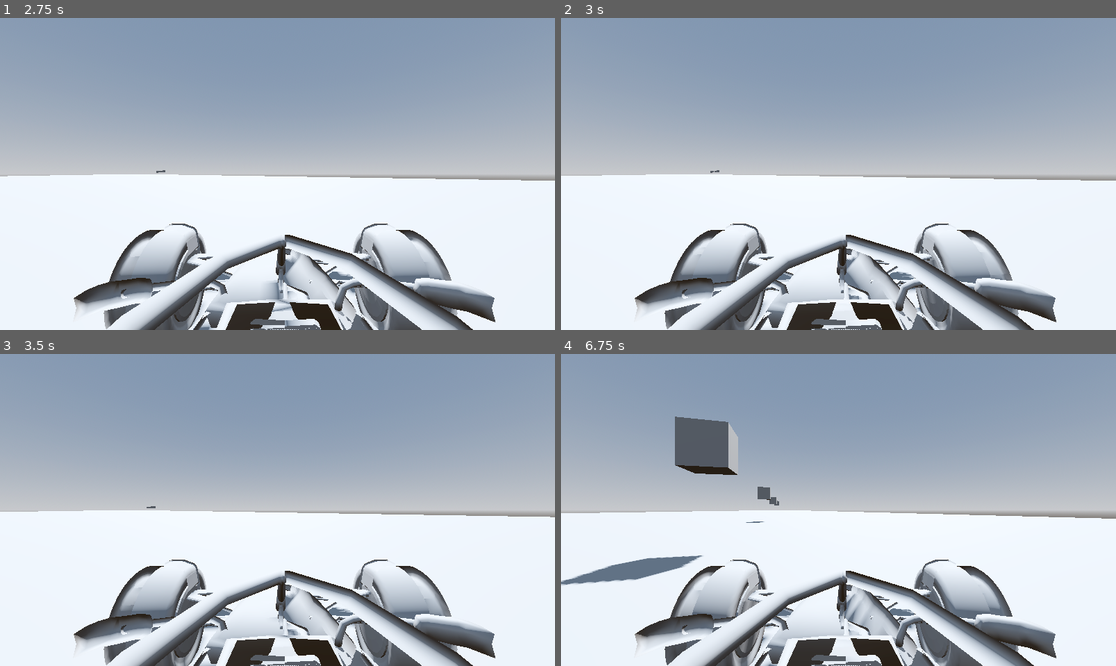
Above: before the commit, frames 1-4 (two rows, left to right).
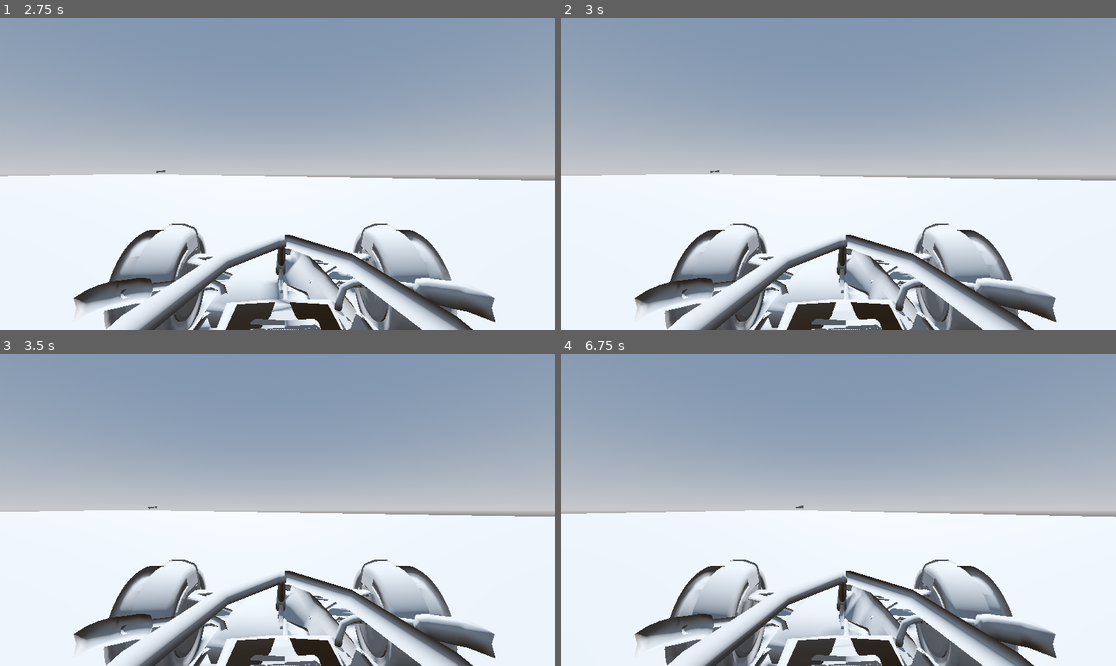
Above: after the commit, the same moments.

Repository: juansemondra/F1_CAR_MOTOR_TEST
Game: Godot game, scene res://SCENE.tscn
Two runs of this game, one before a commit and one after it. Both use one fixed random seed, a clock stepped at 60 frames per second and the inputs below.
Inputs:
- Up to frame 1 (2.75 s): tap Enter at 0.5 s; hold D (steering_right) 0.53-1.28 s; hold W (throttle) 0.53-1.28 s; hold S (brake) 1.28-2.03 s; tap W (throttle) at 1.35 s; tap Space at 2 s; hold D (steering_right) from 2.03 s (still down); hold W (throttle) from 2.03 s (still down)
- Up to frame 2 (3 s): release D (steering_right) at 2.78 s; release W (throttle) at 2.78 s; hold Up (gear_up) from 2.78 s (still down); tap W (throttle) at 2.85 s
- Up to frame 3 (3.5 s): keep holding Up (gear_up)
- Up to frame 4 (6.75 s): release Up (gear_up) at 3.53 s; hold W (throttle) 3.53-4.28 s; hold A (steering_left) 3.53-5.03 s; tap W (throttle) at 4.35, 5.85 s; hold S (brake) 5.03-5.78 s; hold W (throttle) 5.03-5.78 s; hold D (steering_right) 5.78-6.53 s; hold Up (gear_up) from 6.53 s (still down); hold W (throttle) from 6.53 s (still down)

Frame 1 is identical in both runs. In frame 2, 0.6% of the frame differs, in the area x 14-86%, y 50-100%; in frame 3, 0.7%; in frame 4, 3.5%, in the area x 0-100%, y 20-100%.

Commit message:
First audio generation prototype

Diff:
--- a/f1_car_motor/F1_Car.tscn
+++ b/f1_car_motor/F1_Car.tscn
@@ -1,7 +1,8 @@
-[gd_scene load_steps=4 format=3 uid="uid://c7oxpimxbqkgn"]
+[gd_scene load_steps=5 format=3 uid="uid://c7oxpimxbqkgn"]
 
 [ext_resource type="Script" path="res://f_1_car.gd" id="1_0nhyt"]
 [ext_resource type="ArrayMesh" uid="uid://dmvdbu650l8n8" path="res://assets/F1_Car_Basic_Model.obj" id="1_xjkhe"]
+[ext_resource type="Script" path="res://audio_generation.gd" id="3_4te7t"]
 
 [sub_resource type="BoxShape3D" id="BoxShape3D_c26nq"]
 size = Vector3(0.954453, 0.794434, 4.45177)
@@ -19,3 +20,6 @@
 [node name="CollisionShape3D" type="CollisionShape3D" parent="."]
 transform = Transform3D(-2, 0, -8.74228e-08, 0, 1, 0, 1.74846e-07, 0, -1, 0.070158, 0.43, 0.000661805)
 shape = SubResource("BoxShape3D_c26nq")
+
+[node name="EngineAudioPlayer" type="AudioStreamPlayer3D" parent="."]
+script = ExtResource("3_4te7t")
--- /dev/null
+++ b/f1_car_motor/audio_generation.gd
@@ -0,0 +1,54 @@
+extends AudioStreamPlayer3D
+
+var SAMPLE_RATE = 44100
+var BUFFER_SIZE = 512
+
+var phases = [0.0, 0.0, 0.0, 0.0, 0.0, 0.0]
+
+# Firing order (1–5–3–6–2–4) means we offset each cylinder's angle
+# in the 720° cycle of a 4-stroke. We'll store fractional offsets [0..1].
+var firing_order_offsets = [0.0, 0.3333, 0.1667, 0.8333, 0.5, 0.6667]
+
+@onready var engine_stream = AudioStreamGenerator.new()
+
+# Called when the node enters the scene tree for the first time.
+func _ready() -> void:
+	engine_stream.mix_rate = SAMPLE_RATE
+	engine_stream.buffer_length = 0.5  # Half a second of buffering
+	self.stream = engine_stream
+	self.play()
+
+func generate_engine_audio(rpm: float, delta: float) -> void:
+	var playback = self.get_stream_playback()
+	if not (playback is AudioStreamGeneratorPlayback):
+		return
+
+	var frames_to_generate = BUFFER_SIZE
+	var rev_per_sec = rpm / 60.0
+	var cylinder_fire_freq = rev_per_sec / 2.0
+
+	var audio_buffer = PackedVector2Array()
+	audio_buffer.resize(frames_to_generate)
+
+	var phase_increment = 2.0 * PI * cylinder_fire_freq / float(SAMPLE_RATE)
+
+	for i in range(frames_to_generate):
+		var sample = 0.0
+		for c in range(6):
+			phases[c] += phase_increment
+			if phases[c] > 2.0 * PI:
+				phases[c] -= 2.0 * PI
+			var offset_phase = phases[c] + 2.0 * PI * firing_order_offsets[c]
+			var impulse = sin(offset_phase)
+
+			if impulse > 0.99:
+				sample += 0.3
+
+		sample = clamp(sample, -1.0, 1.0)
+		audio_buffer[i] = Vector2(sample, sample)
+
+	playback.push_buffer(audio_buffer)
+
+# Called every frame. 'delta' is the elapsed time since the previous frame.
+func _process(delta: float) -> void:
+	pass
--- a/f1_car_motor/f_1_car.gd
+++ b/f1_car_motor/f_1_car.gd
@@ -2,8 +2,9 @@
 
 var SPEED = 0.0
 var ACCELERATION = 0.0 # Will be calculated dynamically
-var BREAK_VALUE = 5.0
-var DECELERATION = 2.5
+var BREAK_VALUE = 10.0
+var DECELERATION = 3.0
+var ENGINE_BRAKING = 2.0
 var MAX_SPEED = 100.0
 var CURRENT_GEAR = 0
 var ACCELERATION_FORCE = 0.0 # Will be calculated dynamically
@@ -34,10 +35,14 @@
 
 var GEAR_RATIOS = [0.1, 3.5, 2.8, 2.2, 1.8, 1.4, 1.1]  # Gear transmission ratios
 var MAX_SPEED_PER_GEAR = [0.0, 40.0, 60.0, 70.0, 75.0, 90.0, 100.0]  # Max speed in m/s per gear
+var MIN_SPEED_PER_GEAR = [0.0, 10.0, 20.0, 30.0, 40.0, 50.0, 60.0]  # Min speed allowed per gear
+var ACCELERATION_LIMITS = [0.0, 5.0, 4.5, 4.0, 3.5, 2.8, 2.0]
 var FINAL_DRIVE_RATIO = 3.9  # Differential ratio
 var WHEEL_RADIUS = 0.33
 
 var CONTACT = false
+
+@onready var engine_audio = $EngineAudioPlayer
 
 func _physics_process(delta: float) -> void:
 
@@ -49,10 +54,13 @@
 	# Car basic controls
 	if Input.is_action_pressed("throttle"):
 		THROTTLE = min(THROTTLE + 0.02, 1.0)
-	elif Input.is_action_pressed("brake"):
-		SPEED = max(SPEED - (BREAK_VALUE * delta), 0)
 	else:
 		THROTTLE = max(THROTTLE - 0.01, 0.0)
+
+	if Input.is_action_pressed("brake"):
+		SPEED = max(SPEED - (BREAK_VALUE * delta), 0)
+		RPM = max(MIN_RPM, RPM - 1000 * delta)  # RPM drops faster when braking
+
 
 	if Input.is_action_just_pressed("gear_up") and CURRENT_GEAR < 6:
 		CURRENT_GEAR += 1
@@ -61,7 +69,7 @@
 	if Input.is_action_just_pressed("gear_down") and CURRENT_GEAR > 0:
 		CURRENT_GEAR -= 1
 		RPM = min(MAX_RPM, RPM * 1.3)
-		SPEED = max(SPEED * 0.8, 0.0)
+		SPEED = max(SPEED * 0.75, 0.0)
 
 	# Update RPM based on throttle & gear
 	if CURRENT_GEAR != 0:
@@ -74,12 +82,18 @@
 	if CURRENT_GEAR != 0:
 		ACCELERATION_FORCE = (TORQUE * FINAL_DRIVE_RATIO * GEAR_RATIOS[CURRENT_GEAR]) / WHEEL_RADIUS  # Force (N)
 		ACCELERATION = ACCELERATION_FORCE / CAR_MASS  # Newton's Second Law
+		ACCELERATION = min(ACCELERATION, ACCELERATION_LIMITS[CURRENT_GEAR]) # Limit Acceleration based on gear
 	else:
 		ACCELERATION = 0.0
 
 	SPEED += ACCELERATION * delta
-	SPEED -= DECELERATION * delta if SPEED > 0 and THROTTLE == 0 else 0
-	SPEED = clamp(SPEED, 0, MAX_SPEED)
+
+	if THROTTLE == 0 and CURRENT_GEAR != 0:
+		SPEED = max(SPEED - (ENGINE_BRAKING * delta), MIN_SPEED_PER_GEAR[CURRENT_GEAR])
+
+	# SPEED -= DECELERATION * delta if SPEED > 0 and THROTTLE == 0 else 0
+
+	SPEED = clamp(SPEED, 0, MAX_SPEED_PER_GEAR[CURRENT_GEAR])
 
 	# Steering Control
 	if Input.is_action_pressed("steering_left"):
@@ -102,6 +116,9 @@
 	move_and_slide()
 
 	rotate_y(STEERING_ANGLE * delta)
+
+	engine_audio.generate_engine_audio(RPM, delta)
+
 	print("Speed: " + str(SPEED))
 	print("Current Gear: " + str(CURRENT_GEAR))
 	print("RPM: " + str(RPM))
